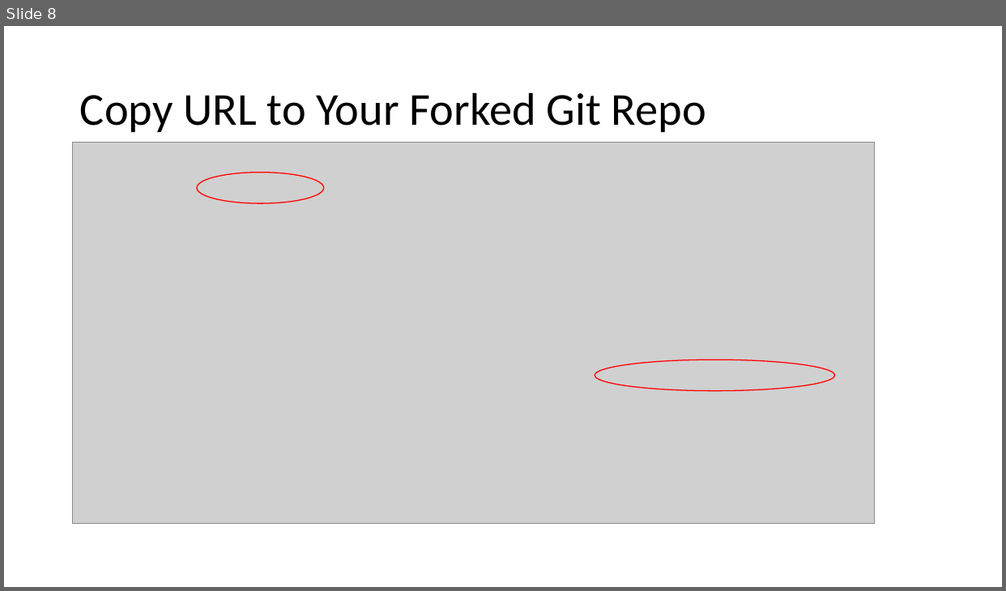
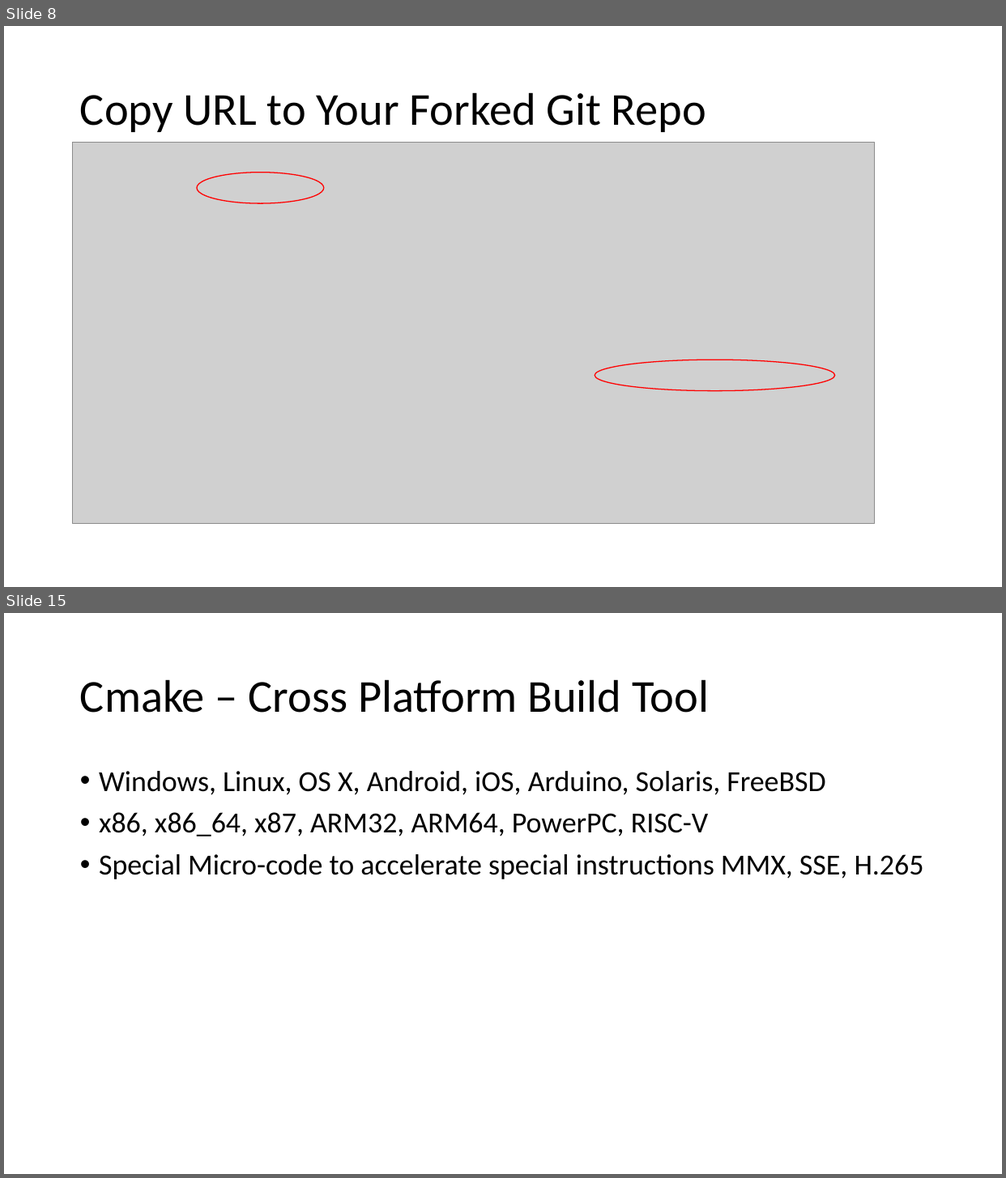
Before and after one commit to mdemore2/CSCE593, a slide deck: lec/00-Setup GIT.pptx. Shown one above the other, each under a label of ours: slide 8 before the commit, slides 8 and 15 after it; the slides between them are not shown. The pictures are 1006x591 and 1006x1178 pixels, drawn with LibreOffice and Linux fonts; fonts in the diff are those of the drawing; grey boxes stand for pictures. Boxes give left, top, right and bottom in pixels: in the first picture for what was removed or moved away, otherwise in the second. Text is boxed around its words. In the diff, an @@ line names an element or a change of style, - is before the commit and + after.

Commit message:
o add CMake file for building example projects...

```diff
--- a/lec/00-Setup GIT.pptx
+++ b/lec/00-Setup GIT.pptx
@@ slide 15 added at (4,613,1002,1174), background #FFFFFF @@
@@ title added at (80,679,709,713), 44 pt, text #000000 @@
+Cmake – Cross Platform Build Tool
@@ text added at (99,771,924,879), 28 pt, text #000000 @@
+• Windows, Linux, OS X, Android, iOS, Arduino, Solaris, FreeBSD
+• x86, x86_64, x87, ARM32, ARM64, PowerPC, RISC-V
+• Special Micro-code to accelerate special instructions MMX, SSE, H.265
```
Also in this commit, not shown: 3 slides changed, 3 other slides added, 3 other files.
